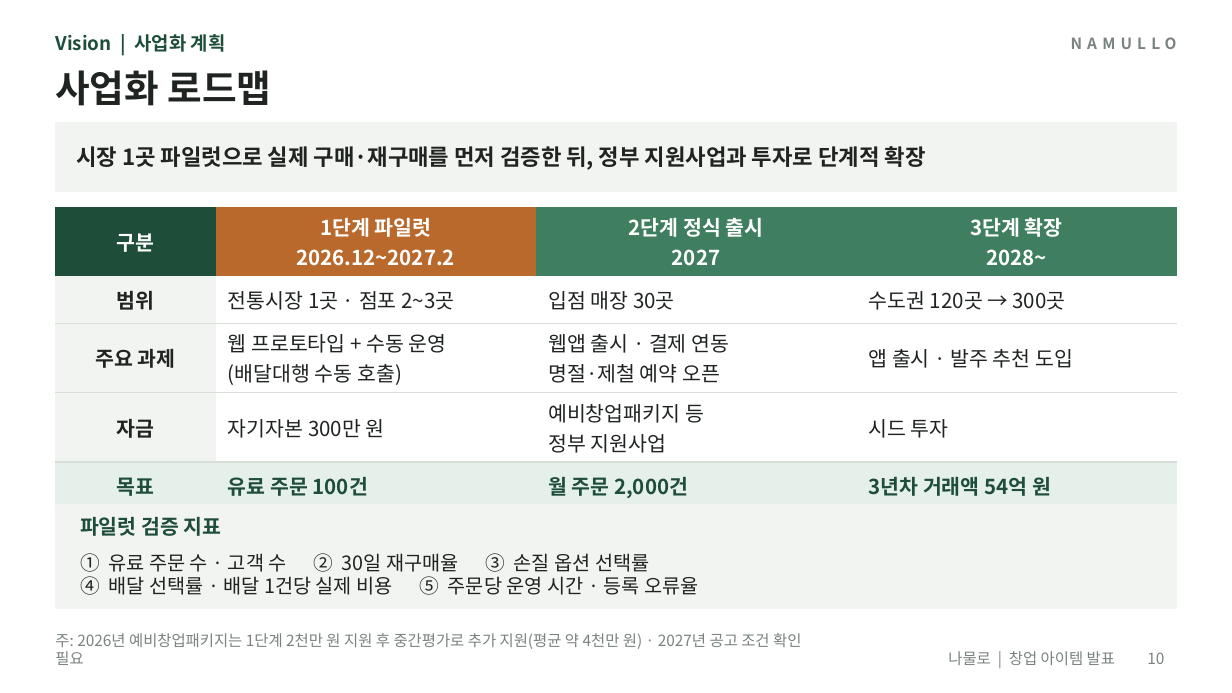
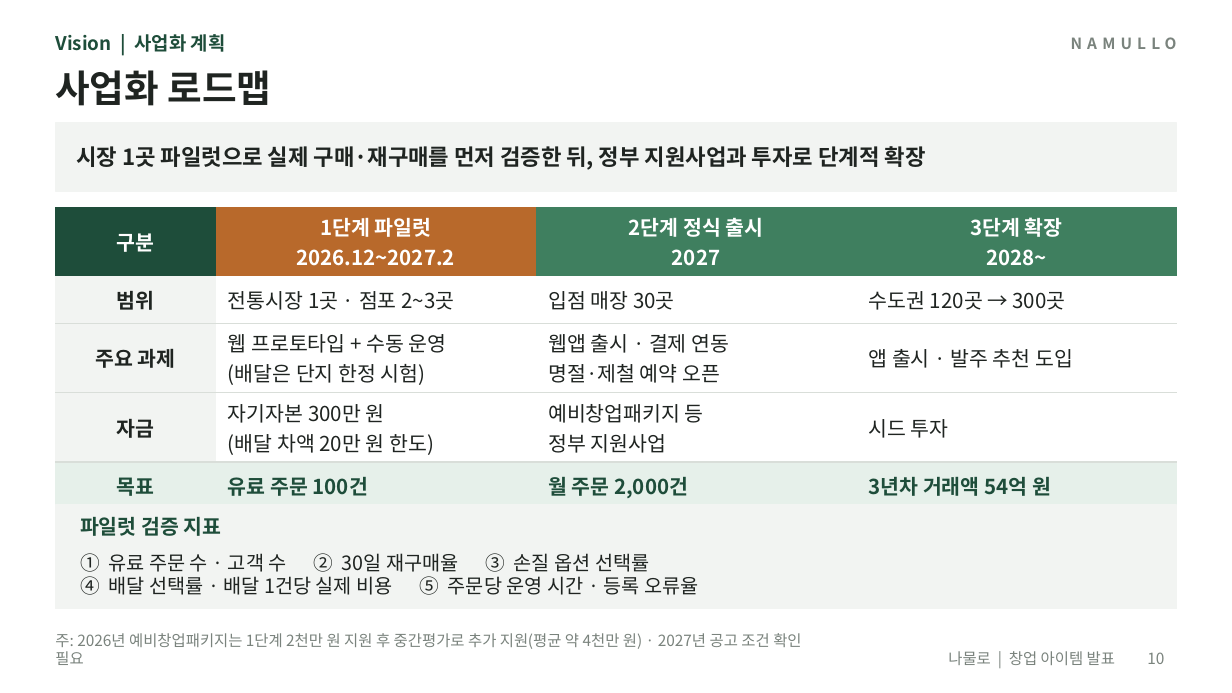
Before and after one commit to yonghoon7153-source/Yonghoon-DEM-DFT, a slide deck: slide 10 of namul-platform/02_발표자료_나물로.pptx. Drawn at 1232x693 pixels with LibreOffice and Linux fonts; fonts in the diff are those of the drawing. Boxes give left, top, right and bottom in pixels: in the first picture for what was removed or moved away, otherwise in the second. Text is boxed around its words. In the diff, an @@ line names an element or a change of style, - is before the commit and + after.

```diff
--- a/namul-platform/02_발표자료_나물로.pptx
+++ b/namul-platform/02_발표자료_나물로.pptx
@@ table at [55,207,1177,502] @@
-row 3, column 2: 웹 프로토타입 + 수동 운영 / (배달대행 수동 호출)
+row 3, column 2: 웹 프로토타입 + 수동 운영 / (배달은 단지 한정 시험)
-row 4, column 2: 자기자본 300만 원
+row 4, column 2: 자기자본 300만 원 / (배달 차액 20만 원 한도)
```
Also in this commit, not shown: 7 other slides changed, 18 other files.
